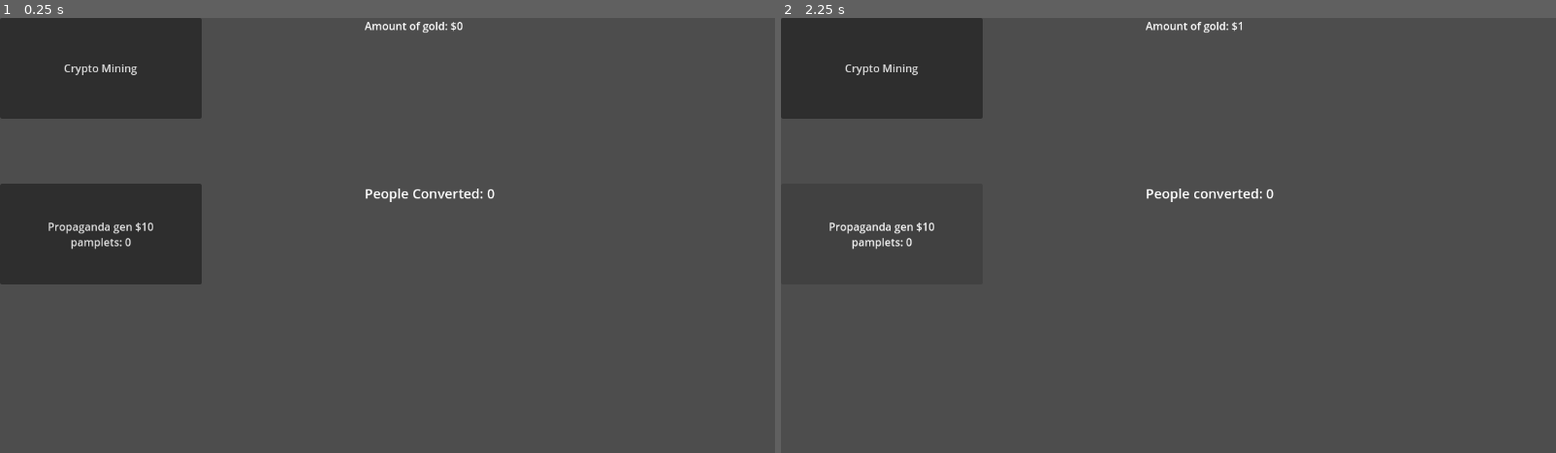
Above: before the commit, frames 1-2 (left to right).
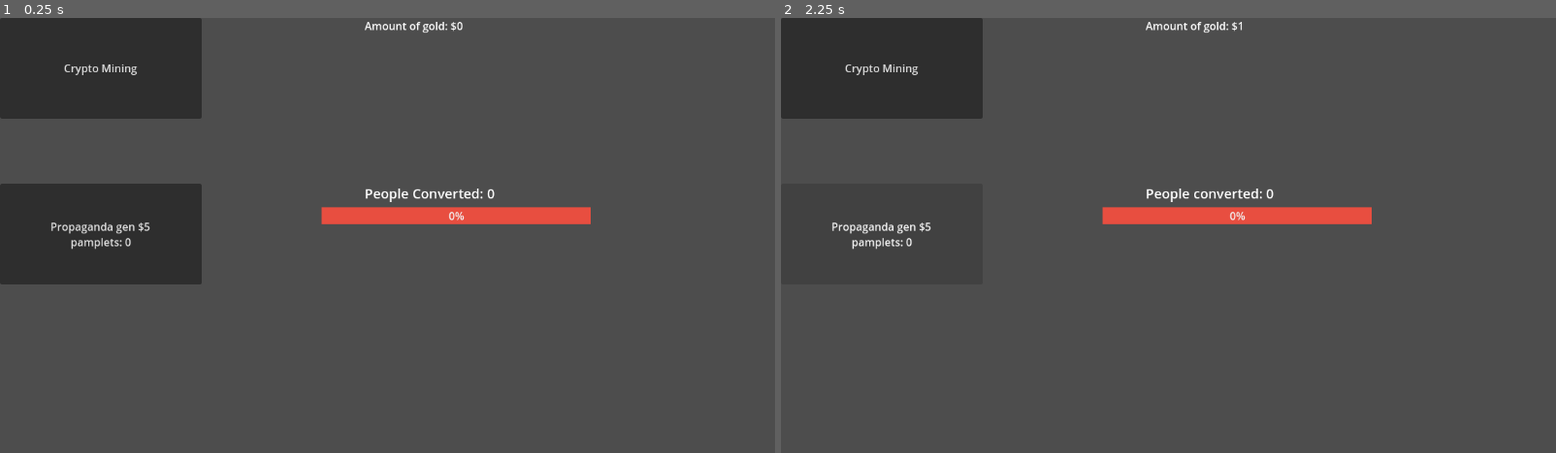
Above: after the commit, the same moments.

Repository: Tender-Bytes/PirateJam14v2
Game: Godot game, scene res://Scenes/Levels/testLevel.tscn
Two runs of this game, one before a commit and one after it. Both use one fixed random seed, a clock stepped at 60 frames per second and the inputs below.
Inputs (mouse positions are in pixels of both pictures, inside the frame that each line leads up to):
- Up to frame 1 (0.25 s): no input
- Up to frame 2 (2.25 s): click "Crypto Mining" at 0.5 s; click (881, 235) at 1.25 s, where only the run before the commit has a clickable "Propaganda gen $10 pamplets: 0"; click (881, 235) at 2 s, where only the run after the commit has a clickable "Propaganda gen $5 pamplets: 0"

The runs differ from the first frame. In frame 1, 1.6% of the frame differs, in the area x 6-77%, y 43-50%; in frame 2, 1.6%.

Commit message:
finished converted population progress bar. max pop is 50 for test

Diff:
--- a/Scenes/Conversion/Propaganda/propaganda_gen.gd
+++ b/Scenes/Conversion/Propaganda/propaganda_gen.gd
@@ -19,8 +19,8 @@
 
 
 func _on_button_pressed():
-	if money.amount >= 10:
+	if money.amount >= 5:
 		pamphlets += 1
-		propaganda_button.set_text("Propaganda gen $10\npamplets: " + str(pamphlets))
-		money.change_value.emit(-10)
+		propaganda_button.set_text("Propaganda gen $5\npamplets: " + str(pamphlets))
+		money.change_value.emit(-5)
 		total_pamphlets.emit(pamphlets)
--- a/Scenes/Conversion/Propaganda/propaganda_gen.tscn
+++ b/Scenes/Conversion/Propaganda/propaganda_gen.tscn
@@ -9,7 +9,7 @@
 offset_right = 300.0
 offset_bottom = 150.0
 focus_mode = 0
-text = "Propaganda gen $10
+text = "Propaganda gen $5
 pamplets: 0"
 
 [connection signal="pressed" from="Button" to="." method="_on_button_pressed"]
--- a/Scenes/Conversion/converted.gd
+++ b/Scenes/Conversion/converted.gd
@@ -2,8 +2,10 @@
 
 @onready var converted_text = get_node("Label")
 @onready var Pamphlet = get_node("../propaganda_gen")
+@onready var bar = get_node("../ProgressBar")
 
 signal pamphlet_production()
+
 
 var pamphlet_owned: int
 var production_total: float
@@ -23,6 +25,6 @@
 	pamphlet_owned = owned
 
 func change_pamphlet_production():
-	print("test")
 	production_total += 0.3 * pamphlet_owned
 	converted_text.change_amount(production_total)
+	bar.converted_pop.emit(production_total)
--- a/Scenes/Levels/testLevel.tscn
+++ b/Scenes/Levels/testLevel.tscn
@@ -1,7 +1,9 @@
-[gd_scene load_steps=8 format=3 uid="uid://c4lfu08keqeev"]
+[gd_scene load_steps=10 format=3 uid="uid://c4lfu08keqeev"]
 
+[ext_resource type="PackedScene" uid="uid://bfh76it3fweiu" path="res://Scenes/UI/progress_bar.tscn" id="1_1yx0b"]
 [ext_resource type="PackedScene" uid="uid://dm1i5aujxwe7g" path="res://Scenes/Currency/Default Gold Generate/default_gold_gen.tscn" id="1_f2gaw"]
 [ext_resource type="PackedScene" uid="uid://d4e2diapf7xgy" path="res://Scenes/Conversion/converted.tscn" id="1_y1twf"]
+[ext_resource type="Script" path="res://Scenes/UI/progress_bar.gd" id="2_0urtt"]
 [ext_resource type="Script" path="res://Scenes/Conversion/converted.gd" id="2_4vl5k"]
 [ext_resource type="PackedScene" uid="uid://cf2ptl5nxbxm0" path="res://Scenes/Currency/money.tscn" id="2_ggqnb"]
 [ext_resource type="Script" path="res://Scenes/Currency/Default Gold Generate/gold_gen.gd" id="2_gqcio"]
@@ -9,6 +11,13 @@
 [ext_resource type="PackedScene" uid="uid://chackx4vt2u06" path="res://Scenes/Conversion/Propaganda/propaganda_gen.tscn" id="5_xw5ny"]
 
 [node name="TestLevel" type="Node2D"]
+
+[node name="ProgressBar" parent="." instance=ExtResource("1_1yx0b")]
+offset_left = 478.0
+offset_top = 282.0
+offset_right = 478.0
+offset_bottom = 282.0
+script = ExtResource("2_0urtt")
 
 [node name="Converted" parent="." instance=ExtResource("1_y1twf")]
 position = Vector2(542, 247)
--- /dev/null
+++ b/Scenes/UI/progress_bar.gd
@@ -0,0 +1,18 @@
+extends Control
+
+@onready var bar = get_node("ProgressBar")
+
+signal converted_pop(value: float)
+
+# Called when the node enters the scene tree for the first time.
+func _ready():
+	bar.value = 0
+	self.converted_pop.connect(charge_progress_bar)
+	bar.max_value = 50
+
+# Called every frame. 'delta' is the elapsed time since the previous frame.
+func _process(delta):
+	pass
+
+func charge_progress_bar(pop):
+	bar.value = pop
--- /dev/null
+++ b/Scenes/UI/progress_bar.tscn
@@ -0,0 +1,23 @@
+[gd_scene load_steps=3 format=3 uid="uid://bfh76it3fweiu"]
+
+[sub_resource type="StyleBoxFlat" id="StyleBoxFlat_vk70t"]
+bg_color = Color(0.909804, 0.305882, 0.25098, 1)
+
+[sub_resource type="StyleBoxFlat" id="StyleBoxFlat_cti12"]
+bg_color = Color(0.00784314, 0.533333, 0.819608, 1)
+
+[node name="ProgressBar" type="Control"]
+layout_mode = 3
+anchors_preset = 15
+anchor_right = 1.0
+anchor_bottom = 1.0
+grow_horizontal = 2
+grow_vertical = 2
+
+[node name="ProgressBar" type="ProgressBar" parent="."]
+custom_minimum_size = Vector2(400, 25)
+layout_mode = 0
+offset_bottom = 23.0
+theme_override_styles/background = SubResource("StyleBoxFlat_vk70t")
+theme_override_styles/fill = SubResource("StyleBoxFlat_cti12")
+value = 50.0
--- a/gold progress.gd
+++ /dev/null
@@ -1,8 +0,0 @@
-extends Control
-
-func _ready():
-	pass
-
-func _on_timer_timeout():
-	$ProgressBar.value += 1
-	$Label.text = str("")
--- a/gold progress.tscn
+++ /dev/null
@@ -1,55 +0,0 @@
-[gd_scene load_steps=5 format=3 uid="uid://bvp3ker2lgo3r"]
-
-[ext_resource type="Script" path="res://gold progress.gd" id="1_n7dpr"]
-[ext_resource type="Texture2D" uid="uid://c7no0nh3ymbuj" path="res://gold bar.png" id="2_sx44a"]
-
-[sub_resource type="StyleBoxFlat" id="StyleBoxFlat_mpn3g"]
-bg_color = Color(0.32549, 0.32549, 0.32549, 1)
-
-[sub_resource type="StyleBoxFlat" id="StyleBoxFlat_i7kv0"]
-bg_color = Color(0.8, 0.701961, 0, 1)
-
-[node name="Control" type="Control"]
-layout_mode = 3
-anchors_preset = 15
-anchor_right = 1.0
-anchor_bottom = 1.0
-offset_left = 1.0
-offset_right = 1.0
-grow_horizontal = 2
-grow_vertical = 2
-script = ExtResource("1_n7dpr")
-
-[node name="ProgressBar" type="ProgressBar" parent="."]
-layout_mode = 0
-offset_left = 36.0
-offset_top = 14.0
-offset_right = 388.0
-offset_bottom = 43.0
-theme_override_styles/background = SubResource("StyleBoxFlat_mpn3g")
-theme_override_styles/fill = SubResource("StyleBoxFlat_i7kv0")
-show_percentage = false
-
-[node name="Timer" type="Timer" parent="."]
-wait_time = 0.3
-autostart = true
-
-[node name="GoldBar" type="Sprite2D" parent="."]
-position = Vector2(178, 47)
-scale = Vector2(1.70702, 2.06562)
-texture = ExtResource("2_sx44a")
-
-[node name="Label" type="Label" parent="."]
-layout_mode = 0
-offset_left = 174.0
-offset_top = 14.0
-offset_right = 249.0
-offset_bottom = 42.0
-theme_override_colors/font_shadow_color = Color(0, 0, 0, 1)
-theme_override_constants/shadow_offset_x = 2
-theme_override_font_sizes/font_size = 20
-text = "0/100"
-horizontal_alignment = 1
-vertical_alignment = 1
-
-[connection signal="timeout" from="Timer" to="." method="_on_timer_timeout"]
--- a/verses bar.gd
+++ /dev/null
@@ -1,7 +0,0 @@
-extends Control
-
-func _ready():
-	pass
-
-func _on_timer_timeout():
-	$ProgressBar.value += 1
--- a/verses bar.tscn
+++ /dev/null
@@ -1,41 +0,0 @@
-[gd_scene load_steps=5 format=3 uid="uid://7two56n8yi6c"]
-
-[ext_resource type="Script" path="res://verses bar.gd" id="1_akrj4"]
-[ext_resource type="Texture2D" uid="uid://ba7c5lfagpxfn" path="res://verses bar.png" id="1_dxwkq"]
-
-[sub_resource type="StyleBoxFlat" id="StyleBoxFlat_fadjm"]
-bg_color = Color(1, 0, 0, 1)
-
-[sub_resource type="StyleBoxFlat" id="StyleBoxFlat_vtj7h"]
-bg_color = Color(0, 0.443137, 0.847059, 1)
-
-[node name="Control" type="Control"]
-layout_mode = 3
-anchors_preset = 15
-anchor_right = 1.0
-anchor_bottom = 1.0
-grow_horizontal = 2
-grow_vertical = 2
-script = ExtResource("1_akrj4")
-
-[node name="Timer" type="Timer" parent="."]
-wait_time = 0.3
-autostart = true
-
-[node name="ProgressBar" type="ProgressBar" parent="."]
-unique_name_in_owner = true
-offset_left = 149.0
-offset_top = 18.0
-offset_right = 430.0
-offset_bottom = 52.0
-theme_override_styles/background = SubResource("StyleBoxFlat_fadjm")
-theme_override_styles/fill = SubResource("StyleBoxFlat_vtj7h")
-value = 50.0
-show_percentage = false
-
-[node name="VersesBar" type="Sprite2D" parent="."]
-position = Vector2(274, 69)
-scale = Vector2(1.75965, 2.31562)
-texture = ExtResource("1_dxwkq")
-
-[connection signal="timeout" from="Timer" to="." method="_on_timer_timeout"]
Not shown, added: golC930.tmp
